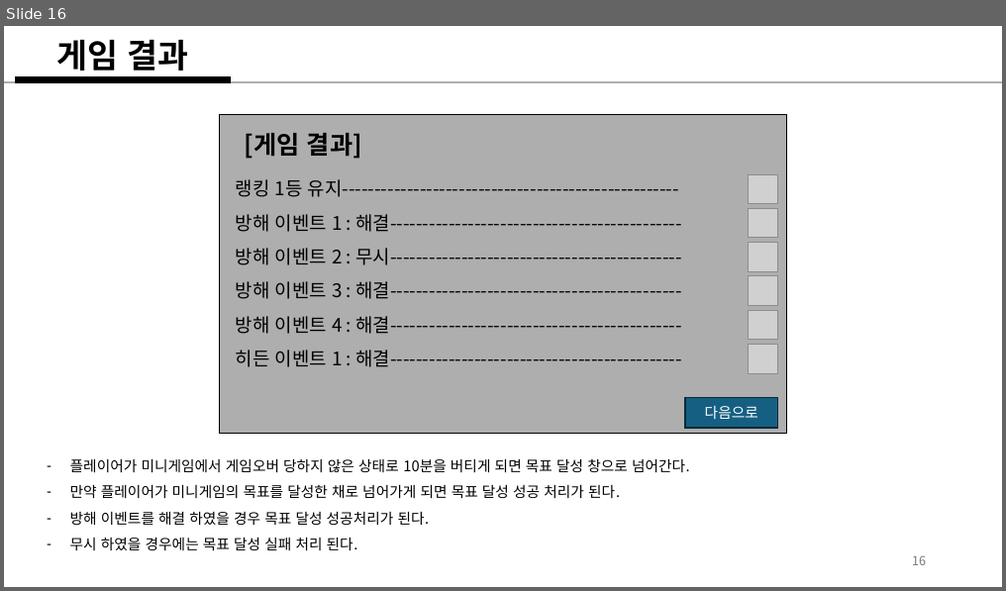
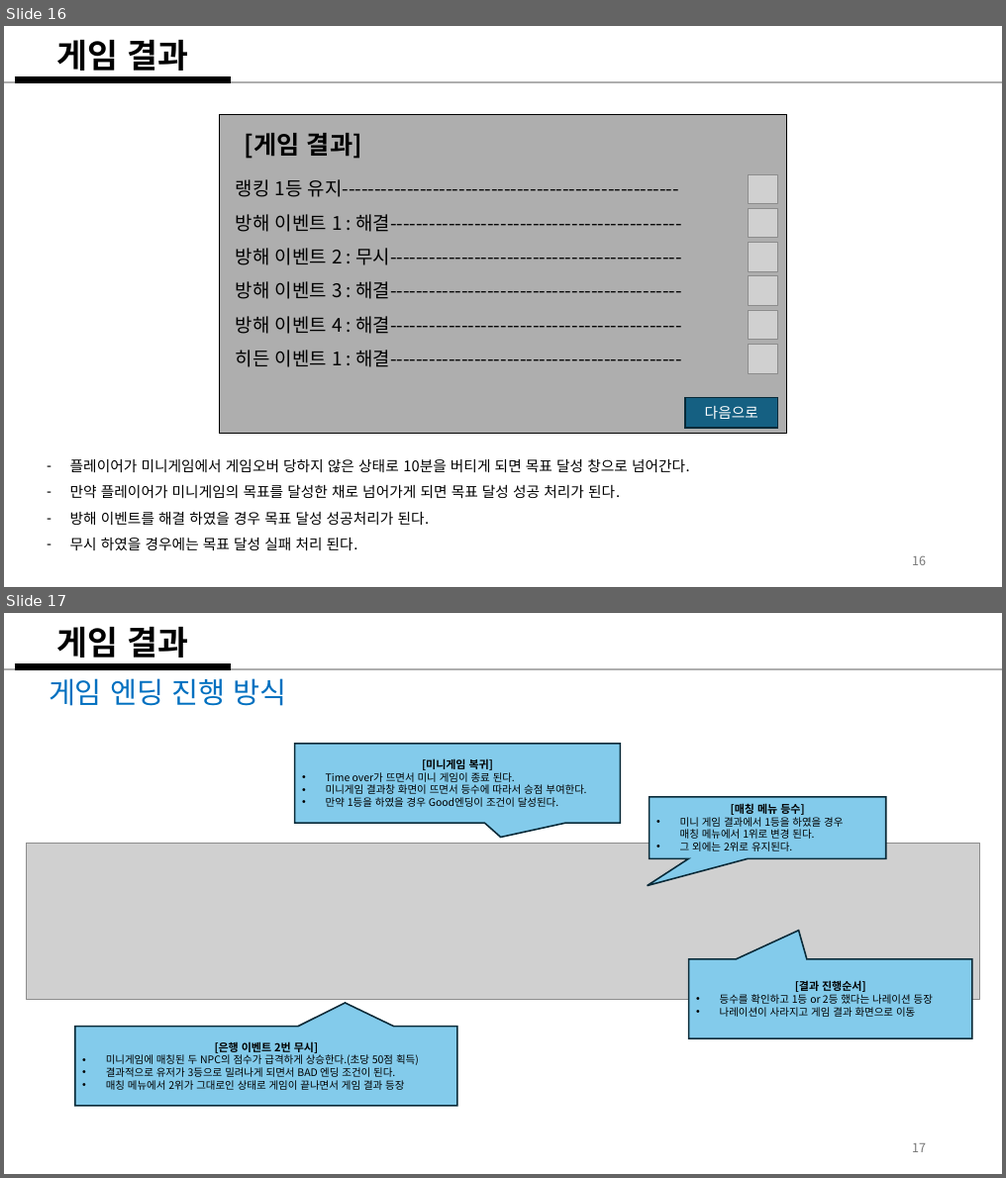
Before and after one commit to weariness00/Mandle_10Minute_Game, a slide deck: document/Please Leave me alone!.pptx. Shown one above the other, each under a label of ours: slide 16 before the commit, slides 16 and 17 after it. The pictures are 1006x591 and 1006x1178 pixels, drawn with LibreOffice and Linux fonts; fonts in the diff are those of the drawing; grey boxes stand for pictures. Boxes give left, top, right and bottom in pixels: in the first picture for what was removed or moved away, otherwise in the second. Text is boxed around its words. In the diff, an @@ line names an element or a change of style, - is before the commit and + after.

Commit message:
엔딩 수정

```diff
--- a/document/Please Leave me alone!.pptx
+++ b/document/Please Leave me alone!.pptx
@@ slide 17 added at box(4, 613, 1002, 1174), background #FFFFFF @@
@@ text added at box(56, 627, 188, 664), 32 pt, text #000000, bold @@
+게임 결과
@@ line added from (4, 669) to (1002, 669), #AEAEAE 1.5 pt @@
@@ line added from (15, 666) to (231, 666), #000000 6 pt @@
@@ text added at box(49, 678, 287, 706), 28 pt, text #0070C0 @@
+게임 엔딩 진행 방식
@@ speech box added at box(294, 744, 620, 823), fill #83CBEB, outline #092A39 1.5 pt, 10 pt, text #000000 @@
+[미니게임 복귀]
+• Time over가 뜨면서 미니 게임이 종료 된다.
+• 미니게임 결과창 화면이 뜨면서 등수에 따라서 승점 부여한다.
+• 만약 1등을 하였을 경우 Good엔딩이 조건이 달성된다.
@@ speech box added at box(649, 797, 886, 860), fill #83CBEB, outline #092A39 1.5 pt, 10 pt, text #000000 @@
+[매칭 메뉴 등수]
+• 미니 게임 결과에서 1등을 하였을 경우
+  매칭 메뉴에서 1위로 변경 된다.
+• 그 외에는 2위로 유지된다.
@@ picture added at box(27, 843, 979, 999) @@
@@ speech box added at box(689, 959, 973, 1039), fill #83CBEB, outline #092A39 1.5 pt, 10 pt, text #000000 @@
+[결과 진행순서]
+• 등수를 확인하고 1등 or 2등 했다는 나레이션 등장
+• 나레이션이 사라지고 게임 결과 화면으로 이동
@@ speech box added at box(75, 1026, 457, 1106), fill #83CBEB, outline #092A39 1.5 pt, 10 pt, text #000000 @@
+[은행 이벤트 2번 무시]
+• 미니게임에 매칭된 두 NPC의 점수가 급격하게 상승한다.(초당 50점 획득)
+• 결과적으로 유저가 3등으로 밀려나게 되면서 BAD 엔딩 조건이 된다.
+• 매칭 메뉴에서 2위가 그대로인 상태로 게임이 끝나면서 게임 결과 등장
@@ page number added at box(912, 1144, 926, 1153), 12 pt, text #797979 @@
+17
```
Also in this commit, not shown: 1 slide changed.
